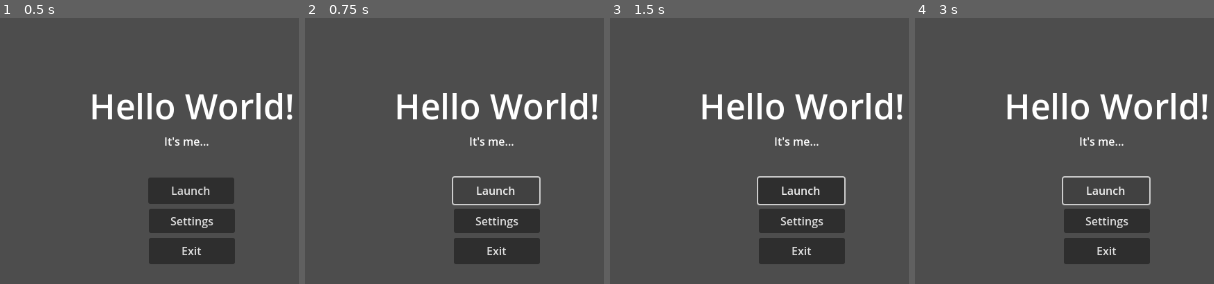
Above: before the commit, frames 1-4 (left to right).
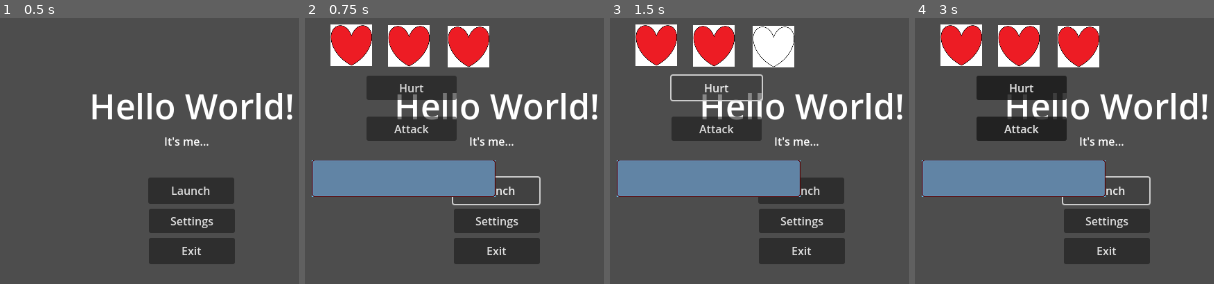
Above: after the commit, the same moments.

Repository: mediumspark/GodotTutorial
Game: Godot game, scene res://main_menu.tscn
Two runs of this game, one before a commit and one after it. Both use one fixed random seed, a clock stepped at 60 frames per second and the inputs below. Before the commit the project has no main scene; this scene is started directly in both runs.
Inputs (mouse positions are in pixels of both pictures, inside the frame that each line leads up to):
- Up to frame 1 (0.5 s): no input
- Up to frame 2 (0.75 s): click "Launch" at 0.5 s
- Up to frame 3 (1.5 s): click (717, 87) at 1.25 s, where only the run after the commit has a clickable "Hurt"
- Up to frame 4 (3 s): click (1022, 129) at 2 s, where only the run after the commit has a clickable "Attack"; click "Launch" at 2.75 s

Frame 1 is identical in both runs. In frame 2, 20% of the frame differs, in the area x 2-64%, y 2-68%; in frame 3, 19%; in frame 4, 21%.

Commit message:
Updated
Moving computers and backing up files

Diff:
--- a/UI Tut/Game.tscn
+++ b/UI Tut/Game.tscn
@@ -1,3 +1,58 @@
-[gd_scene format=3 uid="uid://dnqgdi7vg664l"]
+[gd_scene load_steps=5 format=3 uid="uid://dnqgdi7vg664l"]
 
-[node name="Node2D" type="Node2D"]
+[ext_resource type="Texture2D" uid="uid://dx2t1t0wco3fq" path="res://HealthBarBackground.png" id="1_ewnow"]
+[ext_resource type="Script" path="res://SampleGame.gd" id="1_m7mos"]
+[ext_resource type="Texture2D" uid="uid://1qmnu58bjvc" path="res://HeartEmpty.png" id="2_6co68"]
+[ext_resource type="Texture2D" uid="uid://bwl6bgbyahfa0" path="res://HeartFull.png" id="2_xqwf6"]
+
+[node name="Node2D" type="Node2D" node_paths=PackedStringArray("player_hearts", "enemy_health_bar")]
+position = Vector2(-2, -2)
+script = ExtResource("1_m7mos")
+player_hearts = [NodePath("CanvasLayer/Health 1"), NodePath("CanvasLayer/Health 2"), NodePath("CanvasLayer/Health 3")]
+empty_heart = ExtResource("2_6co68")
+enemy_health_bar = NodePath("CanvasLayer/TextureProgressBar")
+
+[node name="CanvasLayer" type="CanvasLayer" parent="."]
+
+[node name="Get Hurt Button" type="Button" parent="CanvasLayer"]
+offset_left = 292.0
+offset_top = 154.0
+offset_right = 422.0
+offset_bottom = 189.0
+text = "Hurt"
+
+[node name="Attack Button" type="Button" parent="CanvasLayer"]
+offset_left = 292.0
+offset_top = 213.0
+offset_right = 422.0
+offset_bottom = 248.0
+text = "Attack"
+
+[node name="TextureProgressBar" type="TextureProgressBar" parent="CanvasLayer"]
+offset_left = 213.0
+offset_top = 276.0
+offset_right = 478.0
+offset_bottom = 329.0
+value = 100.0
+rounded = true
+texture_under = ExtResource("1_ewnow")
+texture_progress = ExtResource("1_ewnow")
+tint_progress = Color(0.392157, 0.807843, 0.988235, 1)
+
+[node name="Health 1" type="Sprite2D" parent="CanvasLayer"]
+position = Vector2(270, 110)
+scale = Vector2(0.3, 0.3)
+texture = ExtResource("2_xqwf6")
+
+[node name="Health 2" type="Sprite2D" parent="CanvasLayer"]
+position = Vector2(353, 111)
+scale = Vector2(0.3, 0.3)
+texture = ExtResource("2_xqwf6")
+
+[node name="Health 3" type="Sprite2D" parent="CanvasLayer"]
+position = Vector2(439, 112)
+scale = Vector2(0.3, 0.3)
+texture = ExtResource("2_xqwf6")
+
+[connection signal="pressed" from="CanvasLayer/Get Hurt Button" to="." method="_on_get_hurt_button_pressed"]
+[connection signal="pressed" from="CanvasLayer/Attack Button" to="." method="_on_attack_button_pressed"]
--- /dev/null
+++ b/UI Tut/SampleGame.gd
@@ -0,0 +1,16 @@
+extends Node2D
+
+var player_health = 3
+@export var player_hearts : Array[Sprite2D]
+@export var empty_heart = Texture
+@export var enemy_health_bar = Range.new()
+
+func _on_get_hurt_button_pressed():
+	var heart = player_hearts[player_health - 1]
+	heart.texture = empty_heart
+
+	if player_health > 0 :
+		player_health -= 1
+
+func _on_attack_button_pressed():
+	enemy_health_bar.value -= 10
--- a/UI Tut/project.godot
+++ b/UI Tut/project.godot
@@ -11,6 +11,7 @@
 [application]
 
 config/name="UI Tut"
+run/main_scene="res://Game.tscn"
 config/features=PackedStringArray("4.1", "GL Compatibility")
 config/icon="res://icon.svg"
 
Binary file added: UI Tut/Fill.png
Not shown, added: UI Tut/Fill.png.import
Binary file added: UI Tut/HealthBarBackground.png
Not shown, added: UI Tut/HealthBarBackground.png.import
Binary file added: UI Tut/HeartEmpty.png
Not shown, added: UI Tut/HeartEmpty.png.import
Binary file added: UI Tut/HeartFull.png
Not shown, added: UI Tut/HeartFull.png.import
